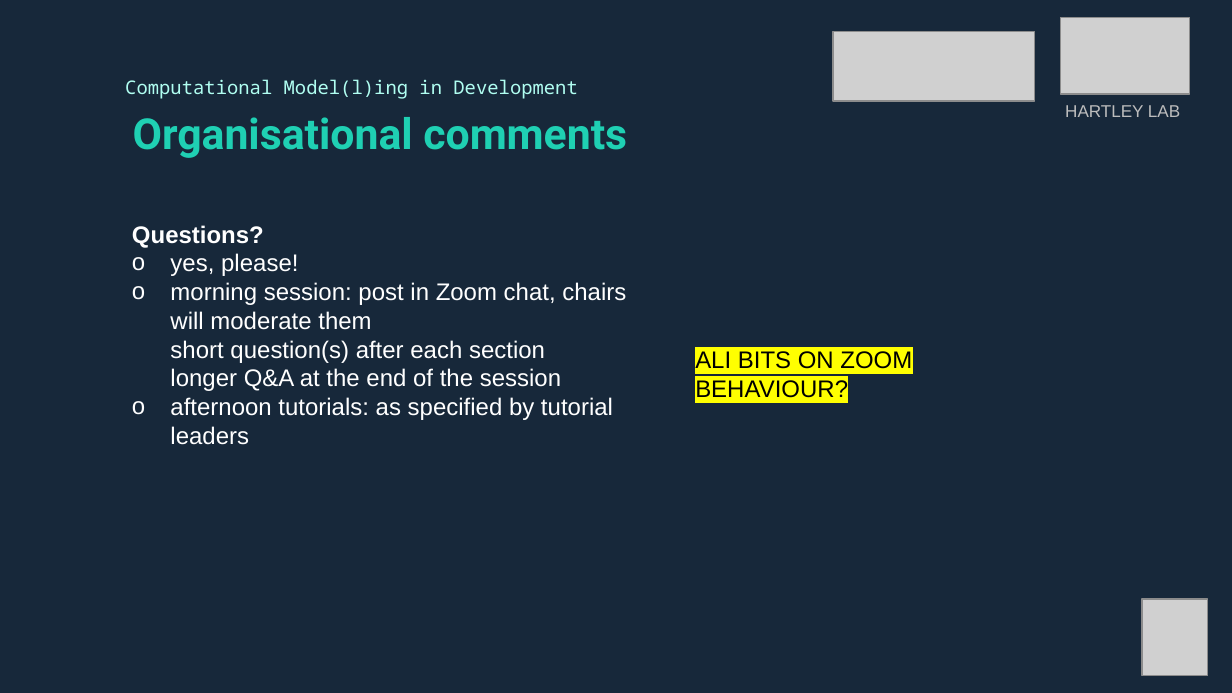
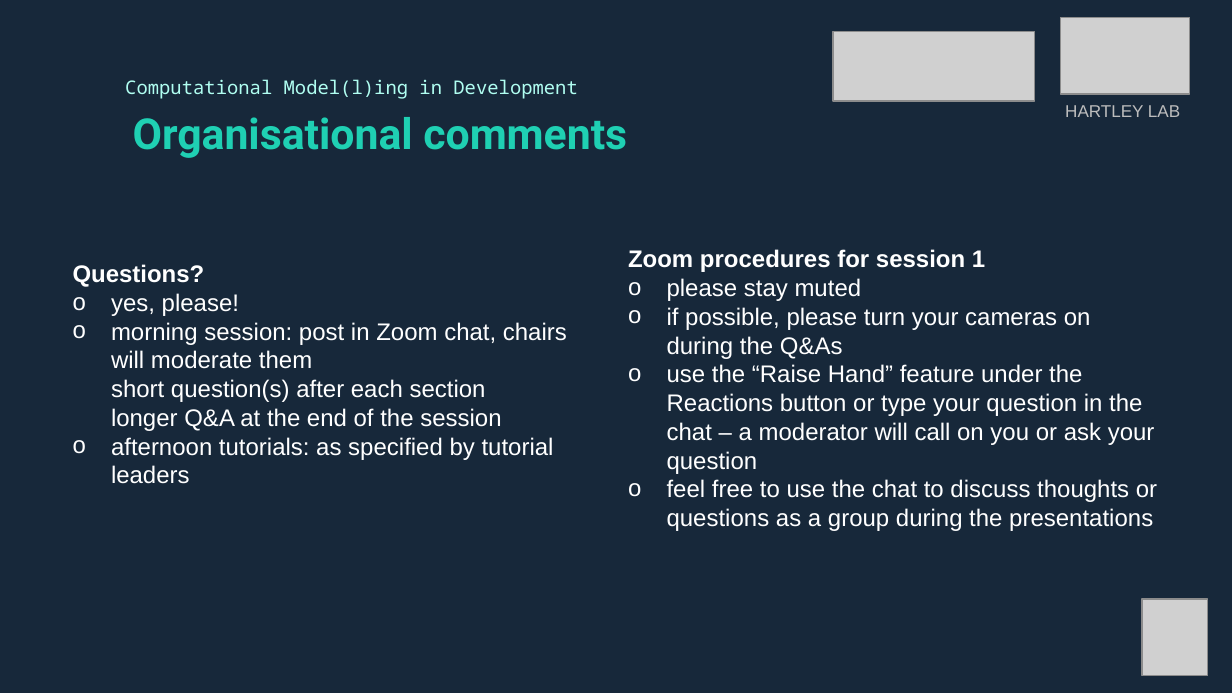
Before and after one commit to DevComPsy/2021FluxCompModellingWorkshop, a slide deck: slide 9 of slides_morning/2021_09_17_Welcome_FLUX_workshop.pptx. Drawn at 1232x693 pixels with LibreOffice and Linux fonts; fonts in the diff are those of the drawing; grey boxes stand for pictures. Boxes give left, top, right and bottom in pixels: in the first picture for what was removed or moved away, otherwise in the second. Text is boxed around its words. In the diff, an @@ line names an element or a change of style, - is before the commit and + after.

Commit message:
updated ppt

```diff
--- a/slides_morning/2021_09_17_Welcome_FLUX_workshop.pptx
+++ b/slides_morning/2021_09_17_Welcome_FLUX_workshop.pptx
@@ text "Questions?": place and size @@
-text "Questions?" at (132,225,626,445)
+text "Questions?" at (73,264,567,484)
@@ text added at (628,249,1157,531), 14 pt, text #FFFFFF @@
+Zoom procedures for session 1
+o please stay muted
+o if possible, please turn your cameras on during the Q&As
+o use the “Raise Hand” feature under the Reactions button or type your question in the chat – a moderator will call on you or ask your question
+o feel free to use the chat to discuss thoughts or questions as a group during the presentations
@@ text removed at (695,351,912,398) @@
-ALI BITS ON ZOOM BEHAVIOUR?
```
